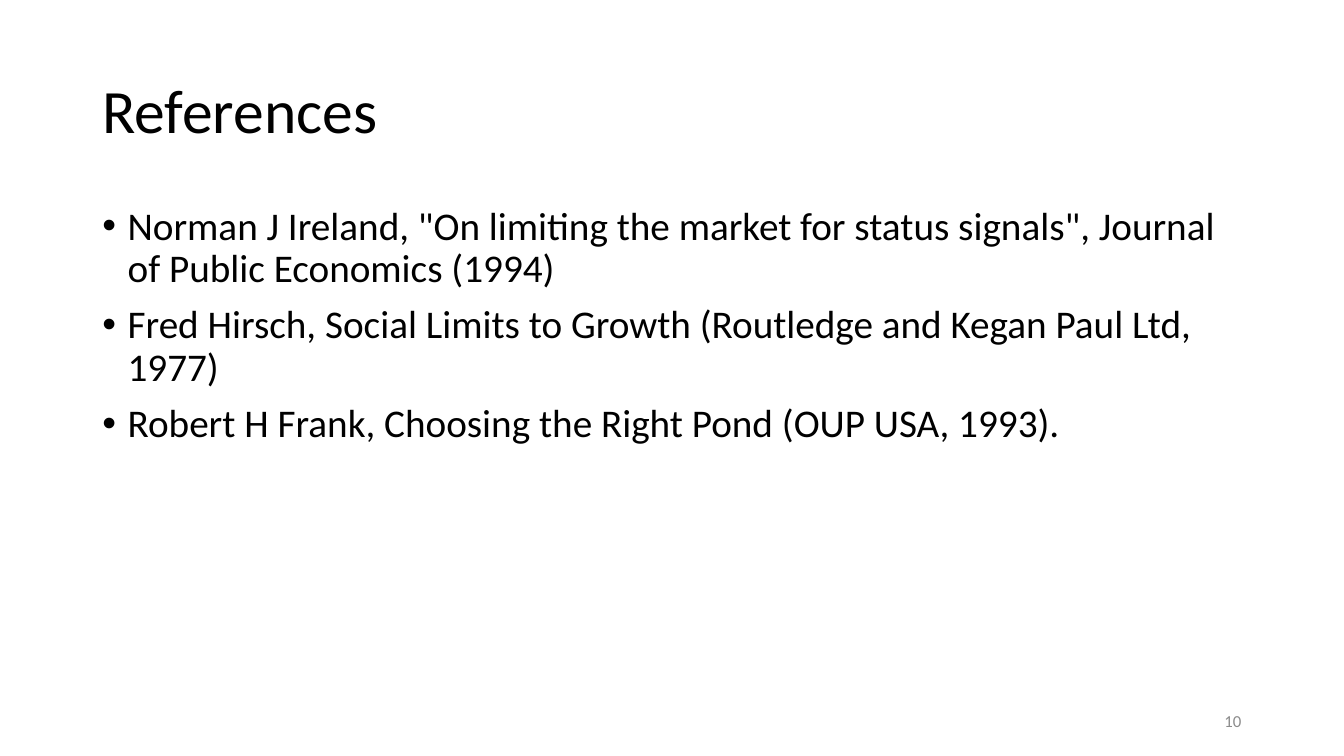
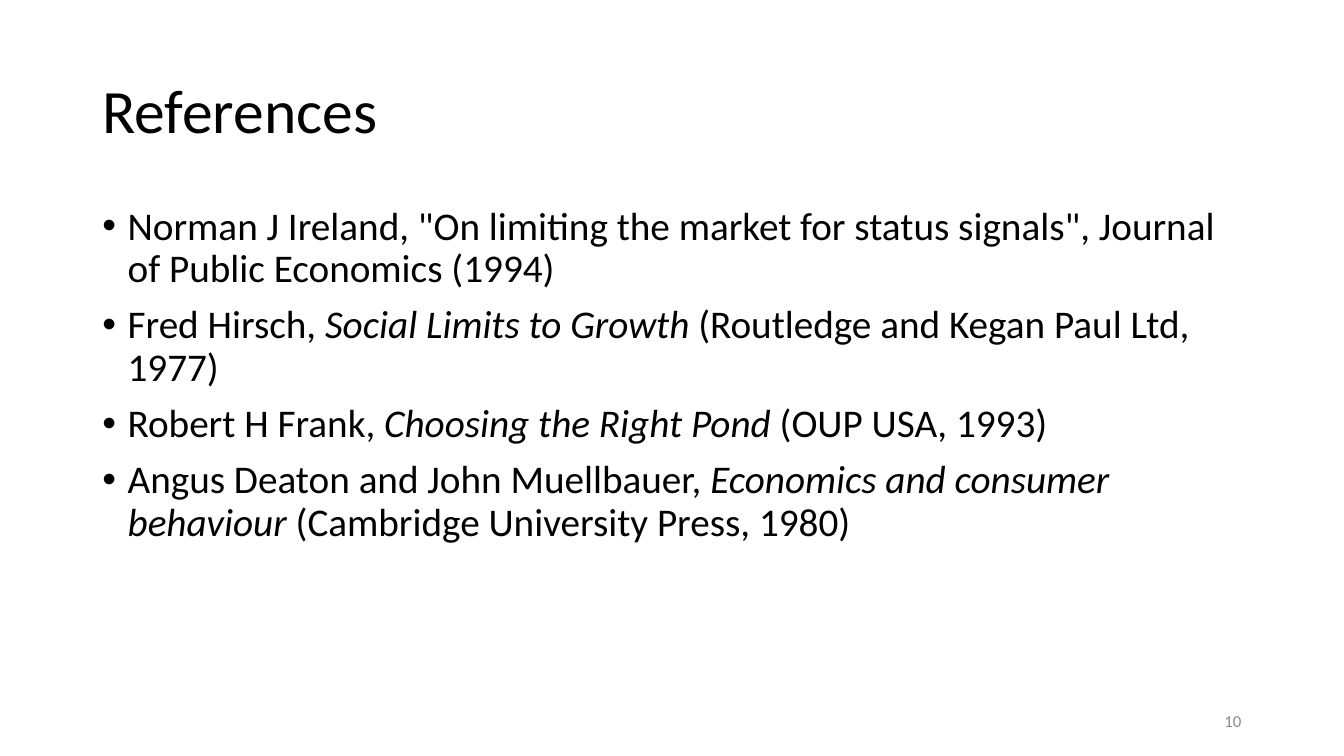
Before and after one commit to anuragr81/research, a slide deck: slide 10 of consumption/presentation2018_1.1.pptx. Drawn at 1344x756 pixels with LibreOffice and Linux fonts; fonts in the diff are those of the drawing. Boxes give left, top, right and bottom in pixels: in the first picture for what was removed or moved away, otherwise in the second. Text is boxed around its words. In the diff, an @@ line names an element or a change of style, - is before the commit and + after.

```diff
--- a/consumption/presentation2018_1.1.pptx
+++ b/consumption/presentation2018_1.1.pptx
@@ text at (128, 309, 1190, 387): italic on in "Social Limits to Growth" @@
@@ text at (128, 408, 1110, 543): text changed @@
-• Robert H Frank, Choosing the Right Pond (OUP USA, 1993).
+• Robert H Frank, Choosing the Right Pond (OUP USA, 1993)
+• Angus Deaton and John Muellbauer, Economics and consumer behaviour (Cambridge University Press, 1980)
```
Also in this commit, not shown: 5 other slides changed, 1 other file.
